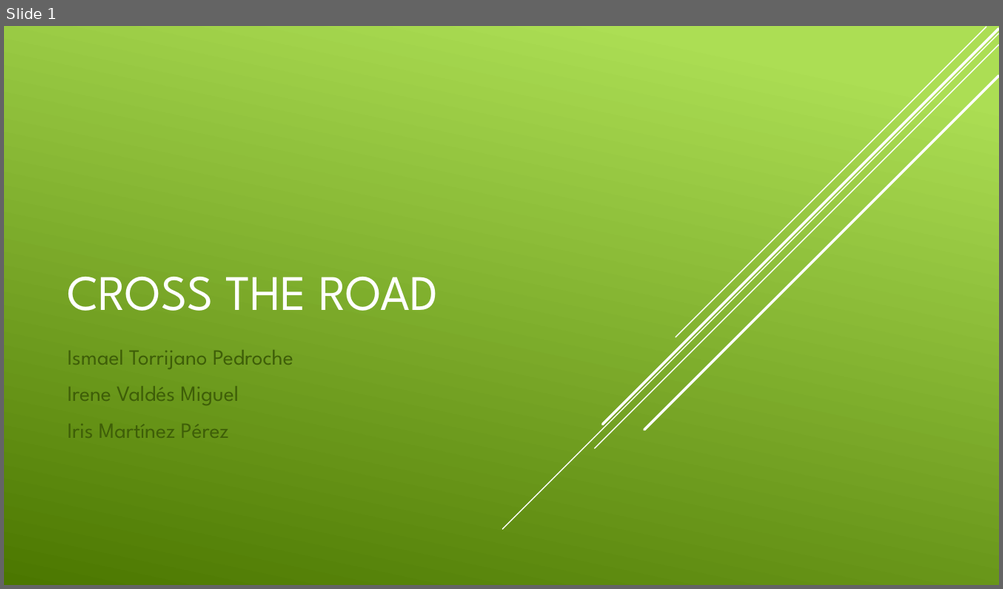
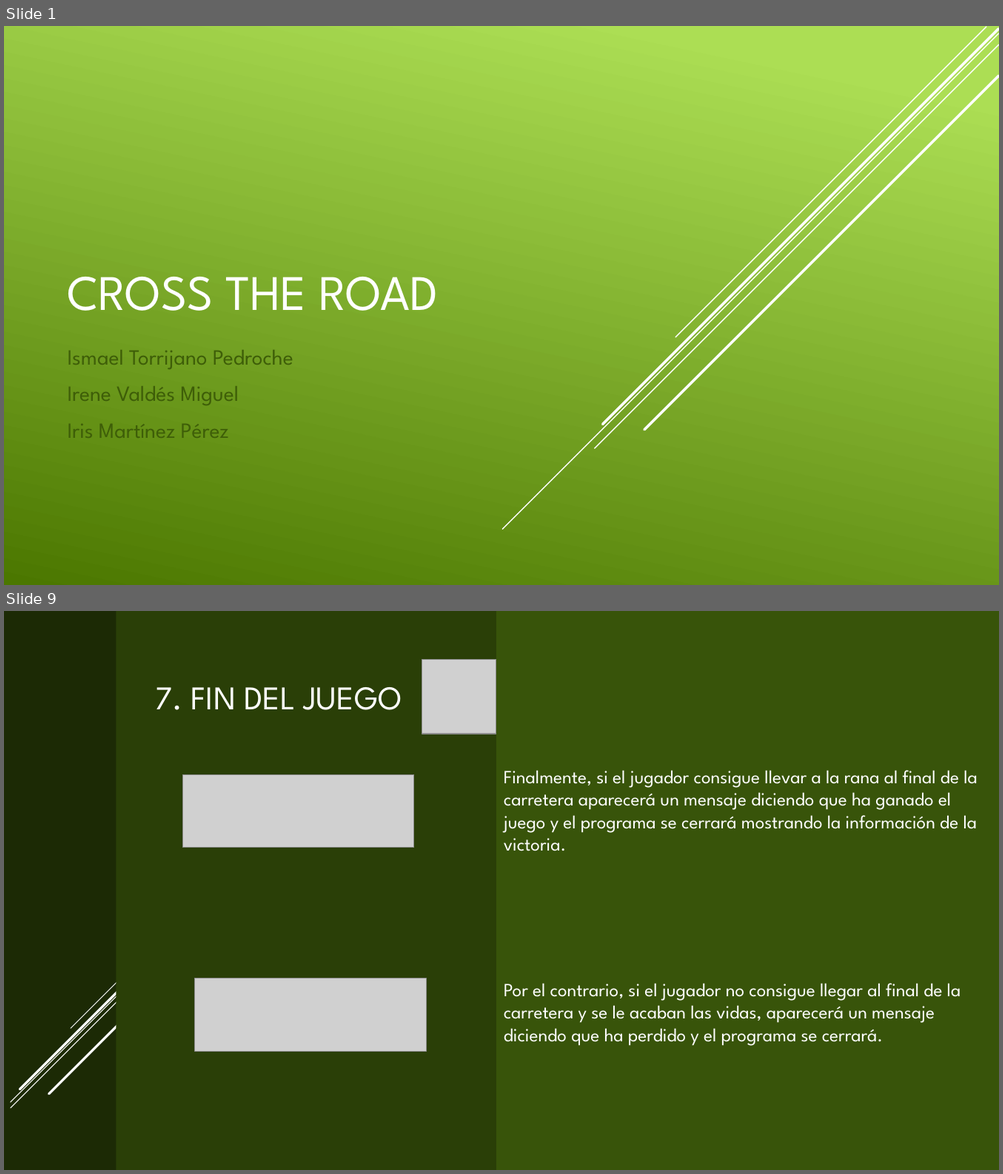
Before and after one commit to aigora/twA109_1920-camara-termica, a slide deck: CROSS the road.pptx. Shown one above the other, each under a label of ours: slide 1 before the commit, slides 1 and 9 after it; the slides between them are not shown. The pictures are 1003x589 and 1003x1174 pixels, drawn with LibreOffice and Linux fonts; fonts in the diff are those of the drawing; grey boxes stand for pictures. Boxes give left, top, right and bottom in pixels: in the first picture for what was removed or moved away, otherwise in the second. Text is boxed around its words. In the diff, an @@ line names an element or a change of style, - is before the commit and + after.

```diff
--- a/CROSS the road.pptx
+++ b/CROSS the road.pptx
@@ slide 9 added at [4, 611, 999, 1170], background #537D0B @@
@@ rectangle added at [4, 611, 999, 1170], fill #38540A @@
@@ rectangle added at [4, 611, 121, 1170], fill #1C2A05 @@
@@ rectangle added at [116, 611, 495, 1170], fill #2A3F08 @@
@@ picture added at [422, 660, 496, 734] @@
@@ title added at [155, 687, 402, 710], 32 pt, text #FFFFFF @@
+7. FIN DEL JUEGO
@@ picture added at [183, 775, 415, 848] @@
@@ text added at [504, 770, 977, 851], 18 pt, text #FFFFFF @@
+Finalmente, si el jugador consigue llevar a la rana al final de la carretera aparecerá un mensaje diciendo que ha ganado el juego y el programa se cerrará mostrando la información de la victoria.
@@ group added at [755, 853, 999, 1115]: 5 lines @@
@@ picture added at [195, 979, 427, 1052] @@
@@ text added at [504, 983, 961, 1046], 18 pt, text #FFFFFF @@
+Por el contrario, si el jugador no consigue llegar al final de la carretera y se le acaban las vidas, aparecerá un mensaje diciendo que ha perdido y el programa se cerrará.
@@ group added at [11, 973, 126, 1109]: 5 lines @@
```
Also in this commit, not shown: 5 slides changed, 2 other slides added.
